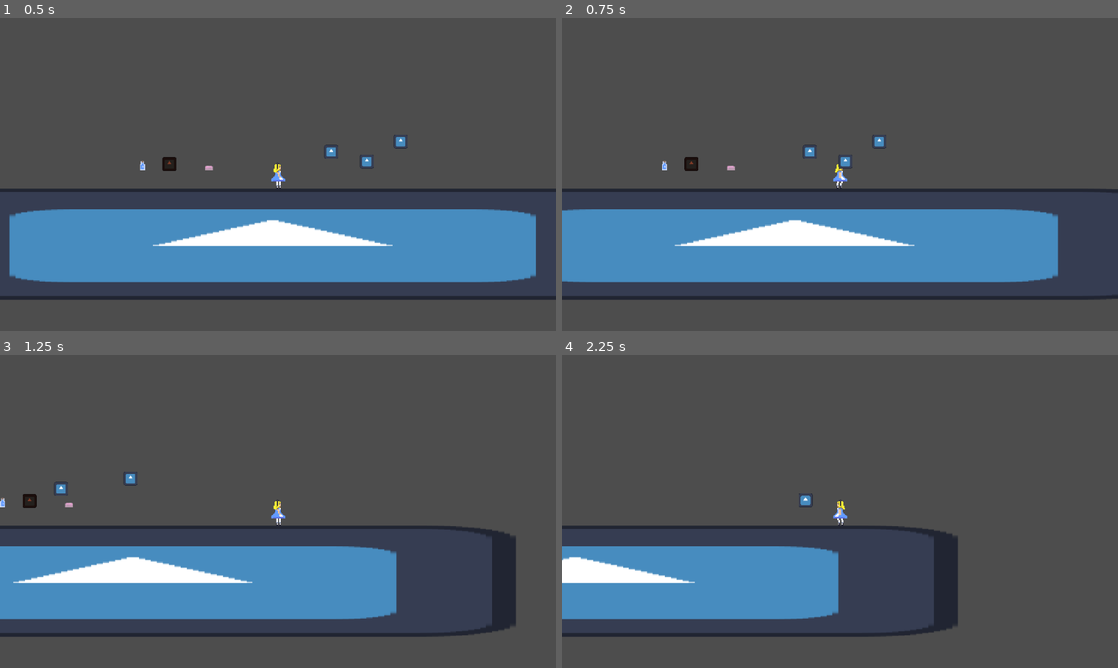
Above: before the commit, frames 1-4 (two rows, left to right).
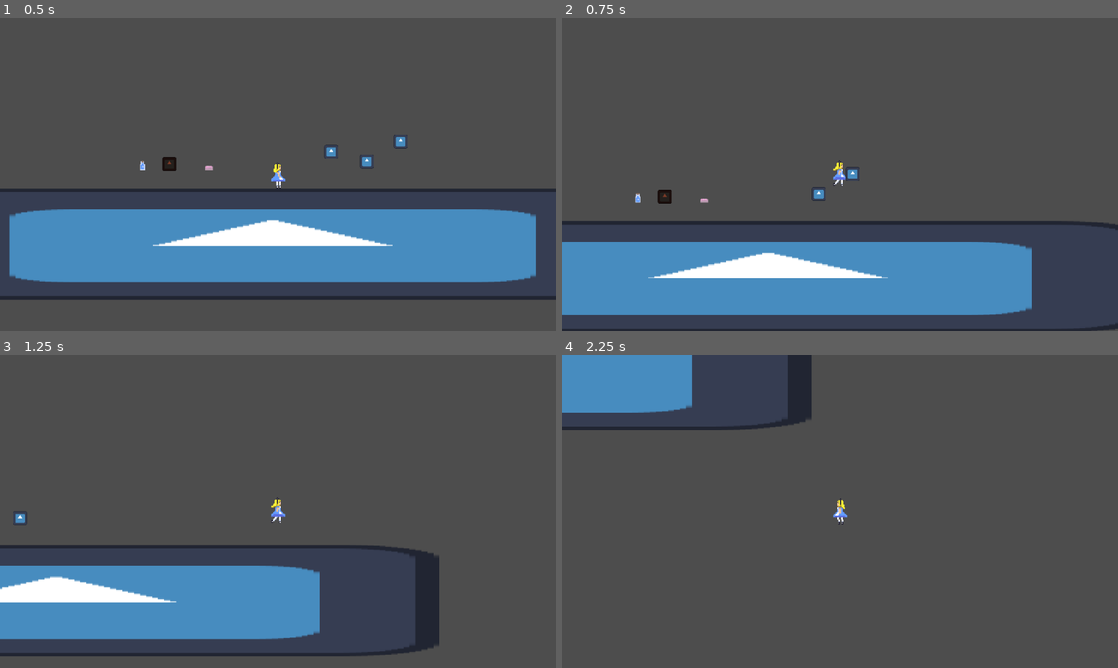
Above: after the commit, the same moments.

Repository: PawnxPawn/DownTheRabbitHole
Game: Godot game, scene res://Scenes/Levels/Test/PickupTest.tscn
Same seed, same stepped clock (60 frames per second), same inputs: the game is played once before the commit and once after it. This scene is started directly instead of the project's main scene. The engine's default icon, where the game draws it, is replaced by a stand-in: a white triangle on a blue panel in a dark square.
Inputs:
- Up to frame 1 (0.5 s): no input
- Up to frame 2 (0.75 s): hold D (Move_Right) from 0.53 s (still down); tap Space (Jump) at 0.6 s
- Up to frame 3 (1.25 s): keep holding D (Move_Right); tap Space (Jump) at 0.77, 1.07 s
- Up to frame 4 (2.25 s): tap Space (Jump) at 1.35, 1.52, 1.82, 2.1 s; release D (Move_Right) at 2.03 s; hold A (Move_Left) from 2.03 s (still down)

Frame 1 is identical in both runs. In frame 2, 24% of the frame differs, in the area x 0-100%, y 37-100%; in frame 3, 19%; in frame 4, 21%.

Commit message:
Fixed transition from Move to Jump
Fixed Transition from move to jump

Diff:
--- a/Core/Components/InputComponent/InputSource.gd
+++ b/Core/Components/InputComponent/InputSource.gd
@@ -4,3 +4,4 @@
 signal moved(direction: float)
 signal sprinted(active: bool)
 signal jump_pressed
+signal jump_released
--- a/Core/Components/InputComponent/PlayerInput.gd
+++ b/Core/Components/InputComponent/PlayerInput.gd
@@ -16,6 +16,8 @@
 	if Input.is_action_just_pressed("Jump"):
 		print_debug("Jump input detected")
 		jump_pressed.emit()
+	if Input.is_action_just_released("Jump"):
+		jump_released.emit()
 
 
 func input(event: InputEvent) -> void:
--- a/Scenes/Entities/Players/States/PlayerJump.gd
+++ b/Scenes/Entities/Players/States/PlayerJump.gd
@@ -8,6 +8,8 @@
 	var body := _owner as Player
 	if body:
 		body.animation.play(&"JumpUp")
+	var jump: JumpComponent = _handler.get_component(JumpComponent)
+	jump._on_jump()
 
 
 func process_physics(_delta: float) -> void:
@@ -31,6 +33,11 @@
 	#transition_to(&"Falling")
 
 
+func _jump_released() -> void:
+	var body := _owner as Player
+	if body:
+		body.velocity.y = 0.0
+
 #Helpers
 func _connect_components() -> void:
 	var input: InputSource = _handler.get_component(InputSource)
@@ -43,6 +50,7 @@
 
 	if input:
 		_handler.set_active(InputSource, true)
+		input.jump_released.connect(_jump_released)
 
 	if movement:
 		_handler.set_active(MoveComponent, true)
@@ -65,6 +73,7 @@
 	var input:InputSource = _handler.get_component(InputSource)
 	if input:
 		_handler.set_active(InputSource, false)
+		input.jump_released.disconnect(_jump_released)
 
 	var movement: MoveComponent = _handler.get_component(MoveComponent)
 	if movement:
--- a/Scenes/Entities/Players/States/PlayerMove.gd
+++ b/Scenes/Entities/Players/States/PlayerMove.gd
@@ -19,6 +19,10 @@
 	transition_to(&"Idle")
 
 
+func _jump_pressed() -> void:
+	transition_to(&"Jump")
+
+
 #Helpers
 func _connect_components() -> void:
 	var input:InputSource = _handler.get_component(InputSource)
@@ -31,6 +35,7 @@
 
 	if input:
 		_handler.set_active(InputSource, true)
+		input.jump_pressed.connect(_jump_pressed)
 
 	#if jump:
 		#_handler.set_active(JumpComponent, true)
@@ -47,6 +52,7 @@
 	var input:InputSource = _handler.get_component(InputSource)
 	if input:
 		_handler.set_active(InputSource, false)
+		input.jump_pressed.disconnect(_jump_pressed)
 
 	var movement:MoveComponent = _handler.get_component(MoveComponent)
 	if movement:
